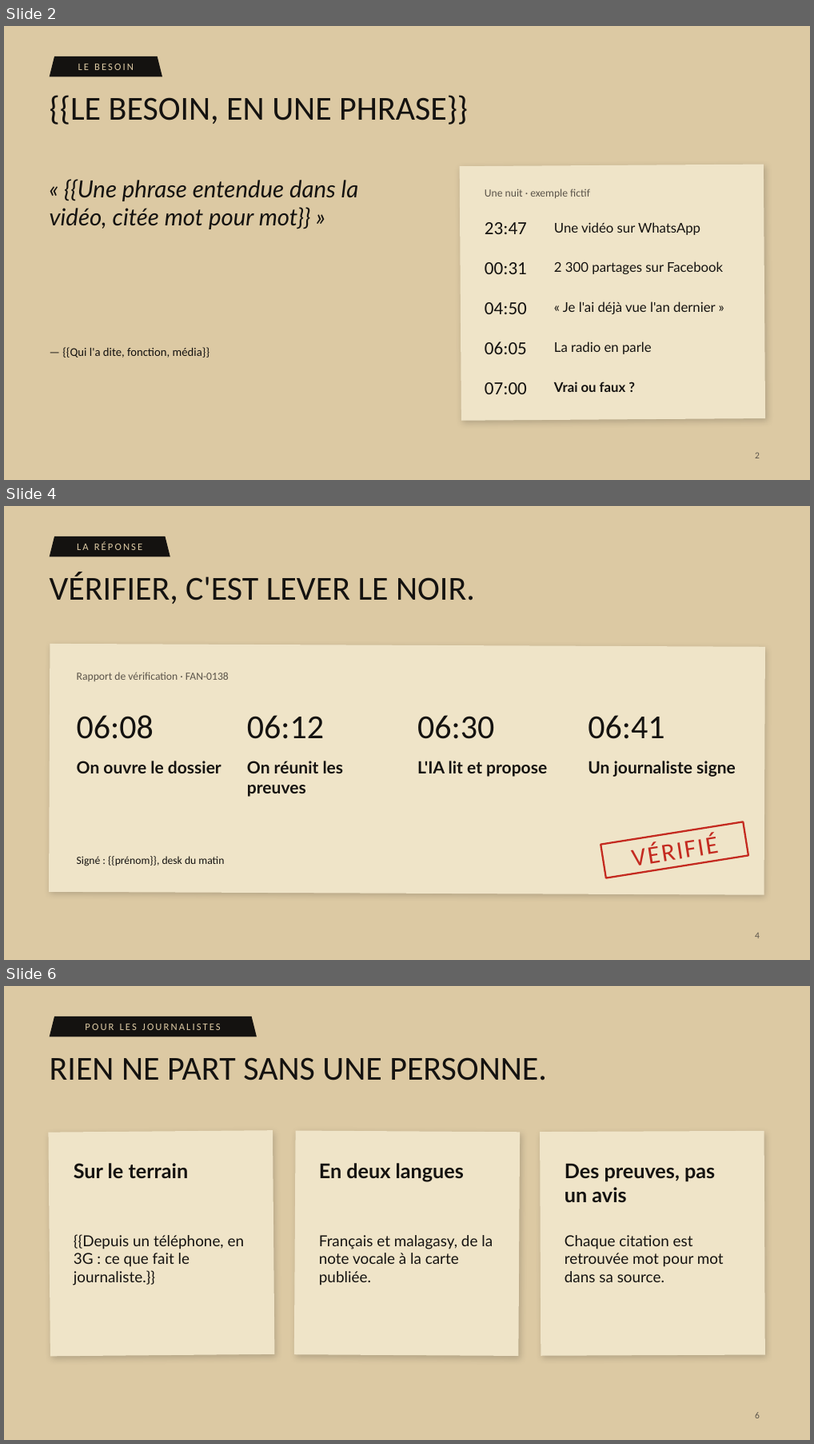
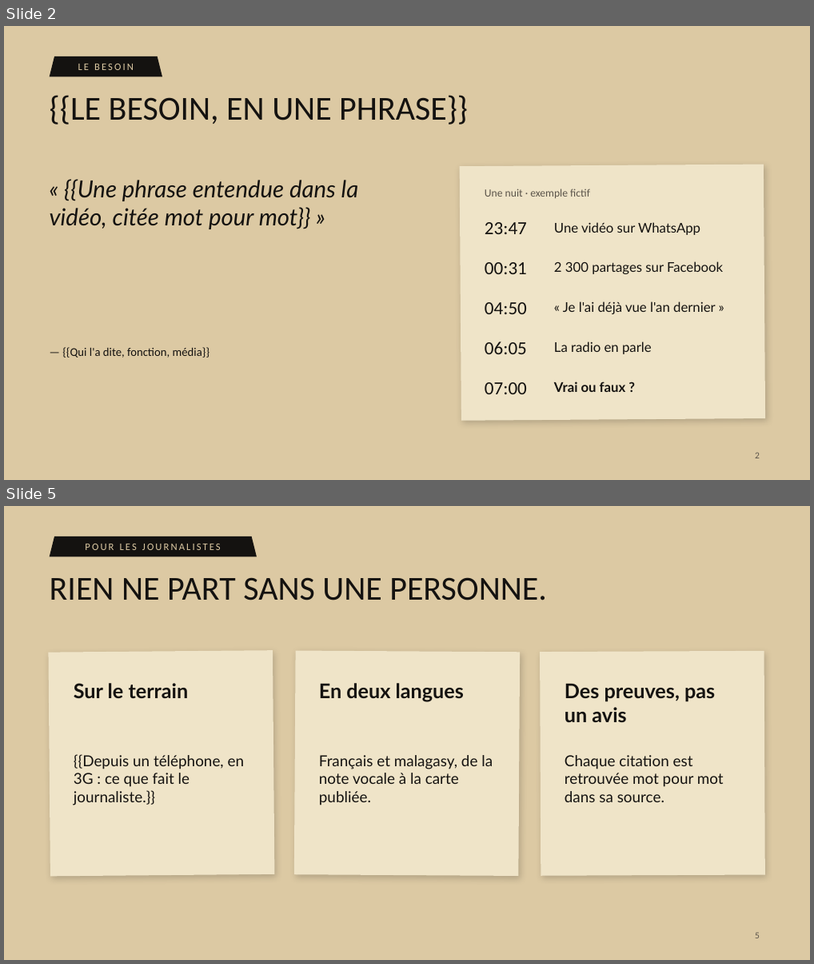
Before and after one commit to 0nlyDevs/checky-platform, a slide deck: docs/pitch/deck/fanilo-pitch.pptx. Shown one above the other, each under a label of ours: slides 2, 4 and 6 before the commit, slides 2 and 5 after it; the slides between them are not shown. The pictures are 814x1444 and 814x964 pixels, drawn with LibreOffice and Linux fonts; fonts in the diff are those of the drawing. Boxes give left, top, right and bottom in pixels: in the first picture for what was removed or moved away, otherwise in the second. Text is boxed around its words. In the diff, an @@ line names an element or a change of style, - is before the commit and + after.

```diff
--- a/docs/pitch/deck/fanilo-pitch.pptx
+++ b/docs/pitch/deck/fanilo-pitch.pptx
@@ slide 4 removed at <box>4,506,810,960</box>, background #DCC9A3 @@
@@ trapezoid removed at <box>50,536,170,557</box> @@
@@ text removed at <box>77,542,142,550</box> @@
-LA RÉPONSE
@@ title removed at <box>50,572,475,604</box> @@
-VÉRIFIER, C'EST LEVER LE NOIR.
@@ rectangle removed at <box>49,644,766,895</box> @@
@@ text removed at <box>77,672,229,681</box> @@
-Rapport de vérification · FAN-0138
@@ text removed at <box>77,715,154,739</box> @@
-06:08
@@ text removed at <box>247,715,324,739</box> @@
-06:12
@@ text removed at <box>418,715,494,739</box> @@
-06:30
@@ text removed at <box>588,715,665,739</box> @@
-06:41
@@ text removed at <box>77,760,222,773</box> @@
-On ouvre le dossier
@@ text removed at <box>247,760,344,796</box> @@
-On réunit les preuves
@@ text removed at <box>418,760,547,776</box> @@
-L'IA lit et propose
@@ text removed at <box>588,760,736,776</box> @@
-Un journaliste signe
@@ rectangle removed at <box>601,822,749,878</box> @@
-VÉRIFIÉ
@@ text removed at <box>77,856,224,866</box> @@
-Signé : {{prénom}}, desk du matin
@@ page number removed at <box>755,932,760,938</box> @@
-4
@@ what was slide 6 is now slide 5 @@
@@ page number at <box>755,932,760,938</box>: text changed @@
-6
+5
```
Also in this commit, not shown: 1 slide changed, 1 slide added, 1 other slide removed, 37 other files.
